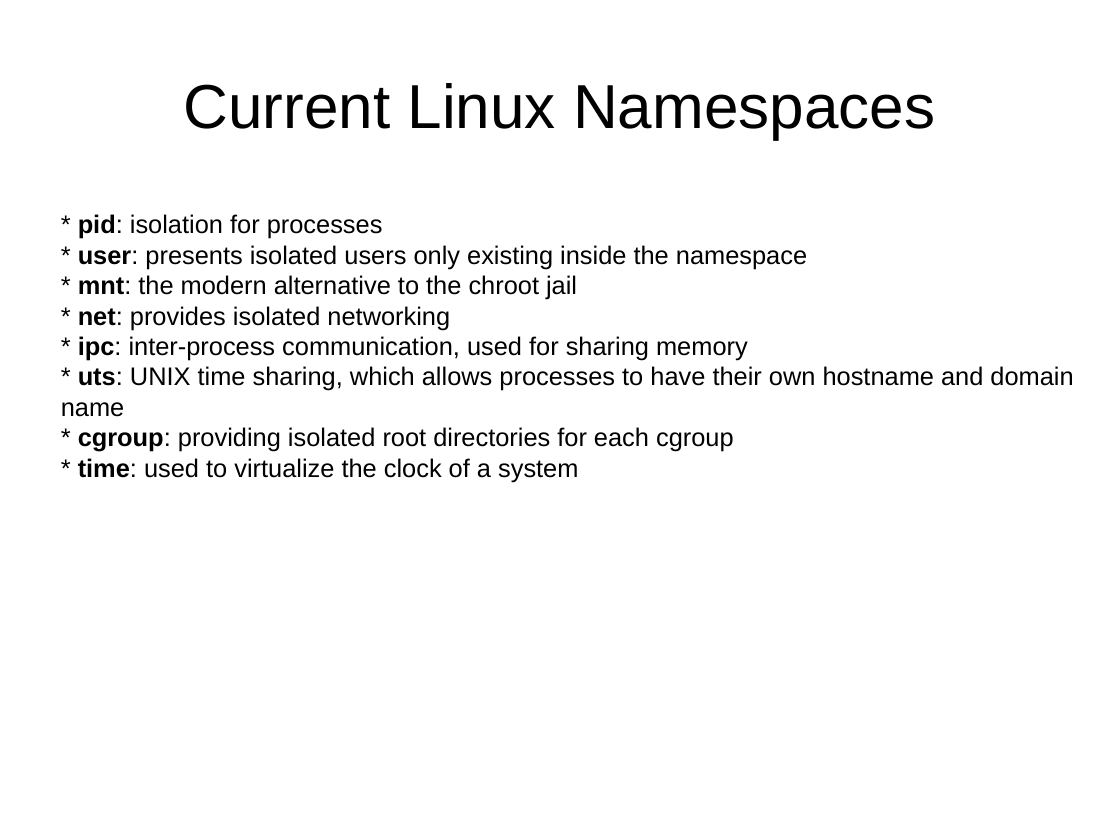
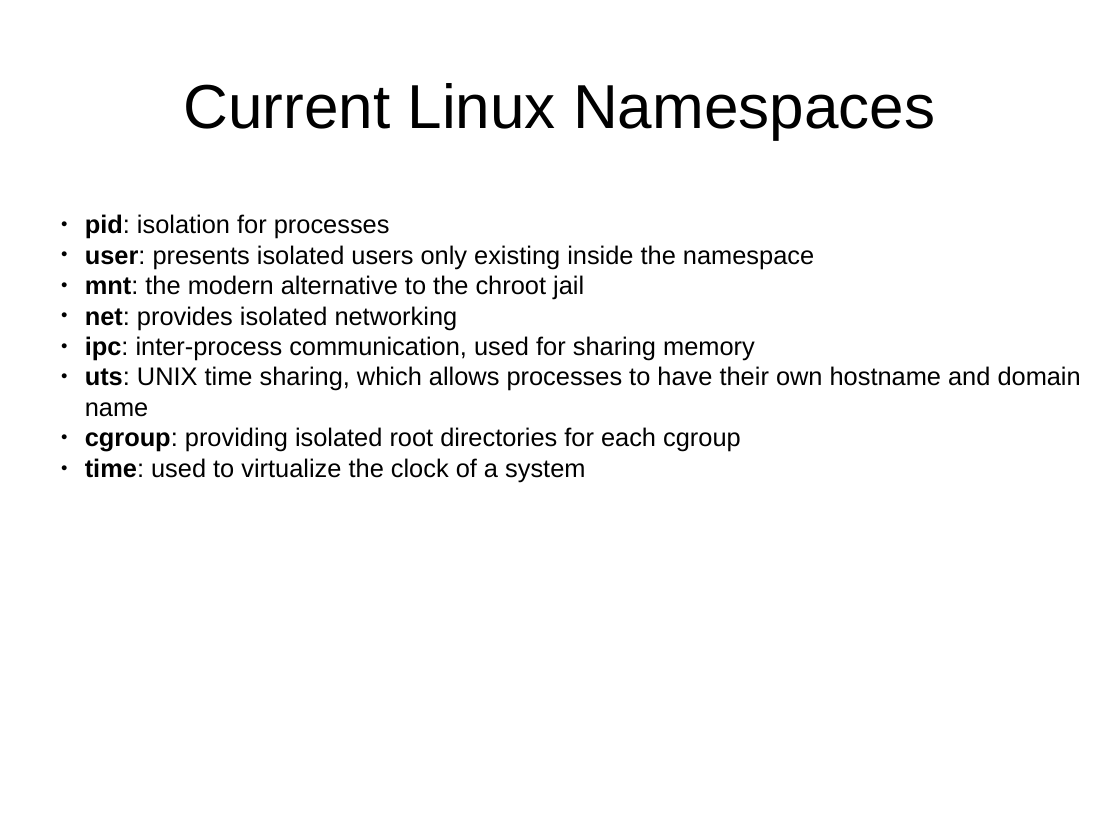
Before and after one commit to j-avdeev/DevOps, a slide deck: slide 13 of Lec presentations/DevOps - lec2 - RAID VM Docker.odp. Drawn at 1120x840 pixels with LibreOffice and Linux fonts; fonts in the diff are those of the drawing. Boxes give left, top, right and bottom in pixels: in the first picture for what was removed or moved away, otherwise in the second. Text is boxed around its words. In the diff, an @@ line names an element or a change of style, - is before the commit and + after.

```diff
--- a/Lec presentations/DevOps - lec2 - RAID VM Docker.odp
+++ b/Lec presentations/DevOps - lec2 - RAID VM Docker.odp
@@ text at [85, 214, 1081, 482]: text changed @@
-* pid: isolation for processes
-* user: presents isolated users only existing inside the namespace
-* mnt: the modern alternative to the chroot jail
-* net: provides isolated networking
-* ipc: inter-process communication, used for sharing memory
-* uts: UNIX time sharing, which allows processes to have their own hostname and domain name
-* cgroup: providing isolated root directories for each cgroup
-* time: used to virtualize the clock of a system
+● pid: isolation for processes
+● user: presents isolated users only existing inside the namespace
+● mnt: the modern alternative to the chroot jail
+● net: provides isolated networking
+● ipc: inter-process communication, used for sharing memory
+● uts: UNIX time sharing, which allows processes to have their own hostname and domain name
+● cgroup: providing isolated root directories for each cgroup
+● time: used to virtualize the clock of a system
```
Also in this commit, not shown: 3 other slides changed, 5 slides added, 2 other files.
